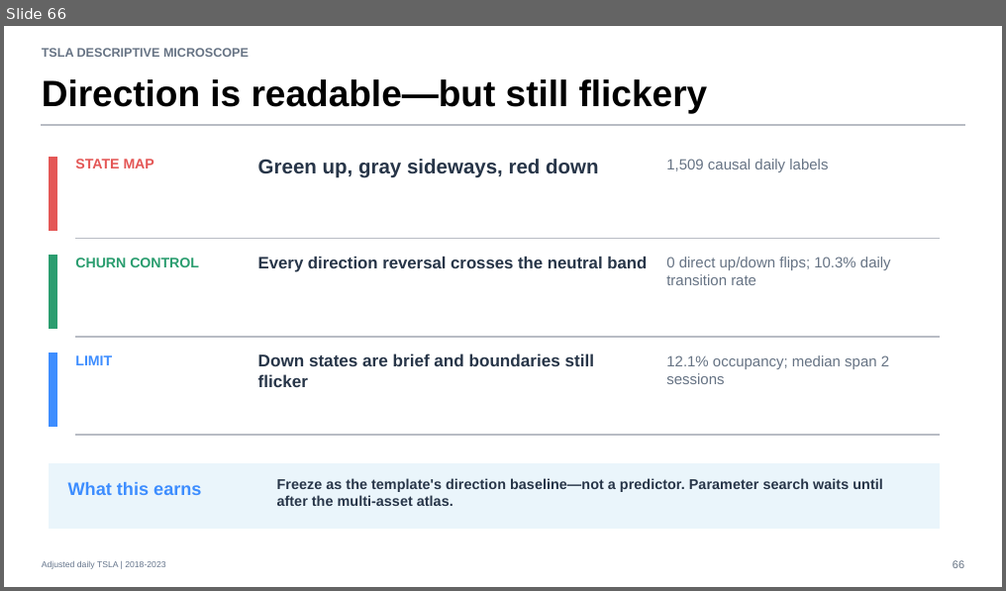
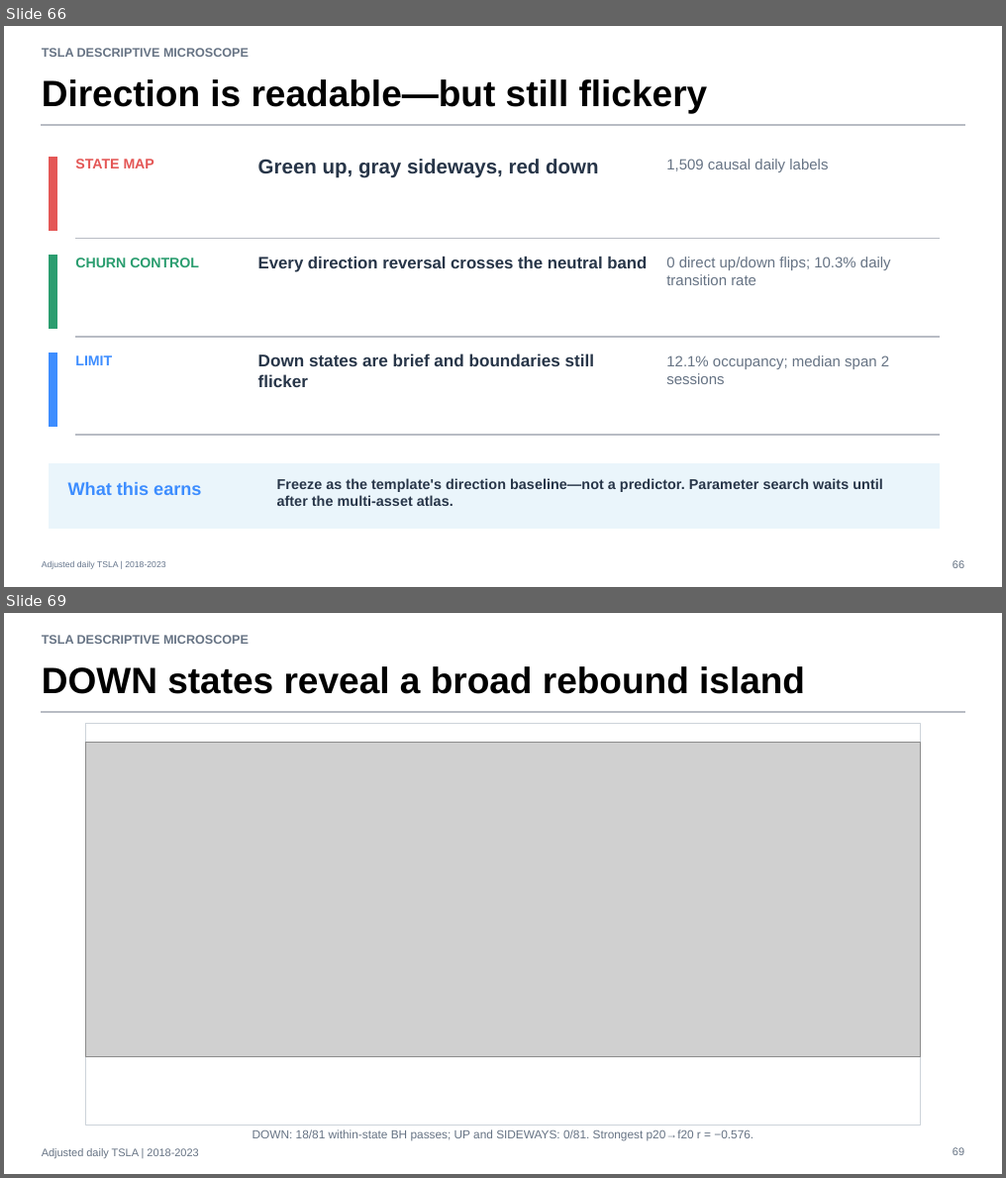
Before and after one commit to Francisc0Franc0/Time-Series-Modeling-Gen5, a slide deck: operator_hypothesis_lab/presentations/tsla_descriptive_microscope_evidence.pptx. Shown one above the other, each under a label of ours: slide 66 before the commit, slides 66 and 69 after it; the slides between them are not shown. The pictures are 1006x591 and 1006x1178 pixels, drawn with LibreOffice and Linux fonts; fonts in the diff are those of the drawing; grey boxes stand for pictures. Boxes give left, top, right and bottom in pixels: in the first picture for what was removed or moved away, otherwise in the second. Text is boxed around its words. In the diff, an @@ line names an element or a change of style, - is before the commit and + after.

Commit message:
Add TSLA signed ER20 grid study

```diff
--- a/operator_hypothesis_lab/presentations/tsla_descriptive_microscope_evidence.pptx
+++ b/operator_hypothesis_lab/presentations/tsla_descriptive_microscope_evidence.pptx
@@ slide 69 added at (4, 613, 1002, 1174), background #FFFFFF @@
@@ text added at (42, 635, 249, 644), 12 pt, text #667384, bold @@
+TSLA DESCRIPTIVE MICROSCOPE
@@ text added at (42, 666, 805, 694), 35.2 pt, text #000000, bold @@
+DOWN states reveal a broad rebound island
@@ rectangle added at (42, 711, 964, 713), fill #B8BCC4, outline #B8BCC4 0 pt @@
@@ rectangle added at (85, 724, 921, 1125), fill #FFFFFF, outline #CDD3DA 0.75 pt @@
@@ picture added at (85, 743, 921, 1057) @@
@@ text added at (252, 1130, 753, 1142), 11.2 pt, text #667384 @@
+DOWN: 18/81 within-state BH passes; UP and SIDEWAYS: 0/81. Strongest p20→f20 r = −0.576.
@@ text added at (42, 1149, 198, 1158), 10.5 pt, text #667384 @@
+Adjusted daily TSLA | 2018-2023
@@ text added at (952, 1148, 964, 1156), 10.5 pt, text #667384 @@
+69
```
Also in this commit, not shown: 6 other slides added, 7 other files.
